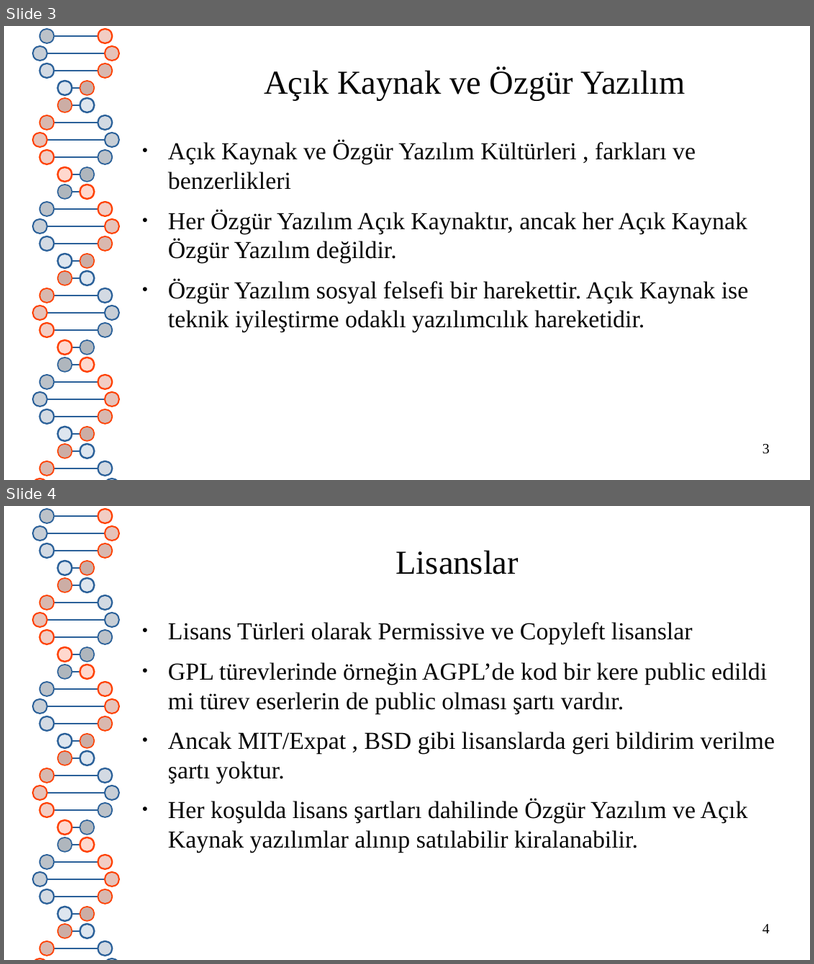
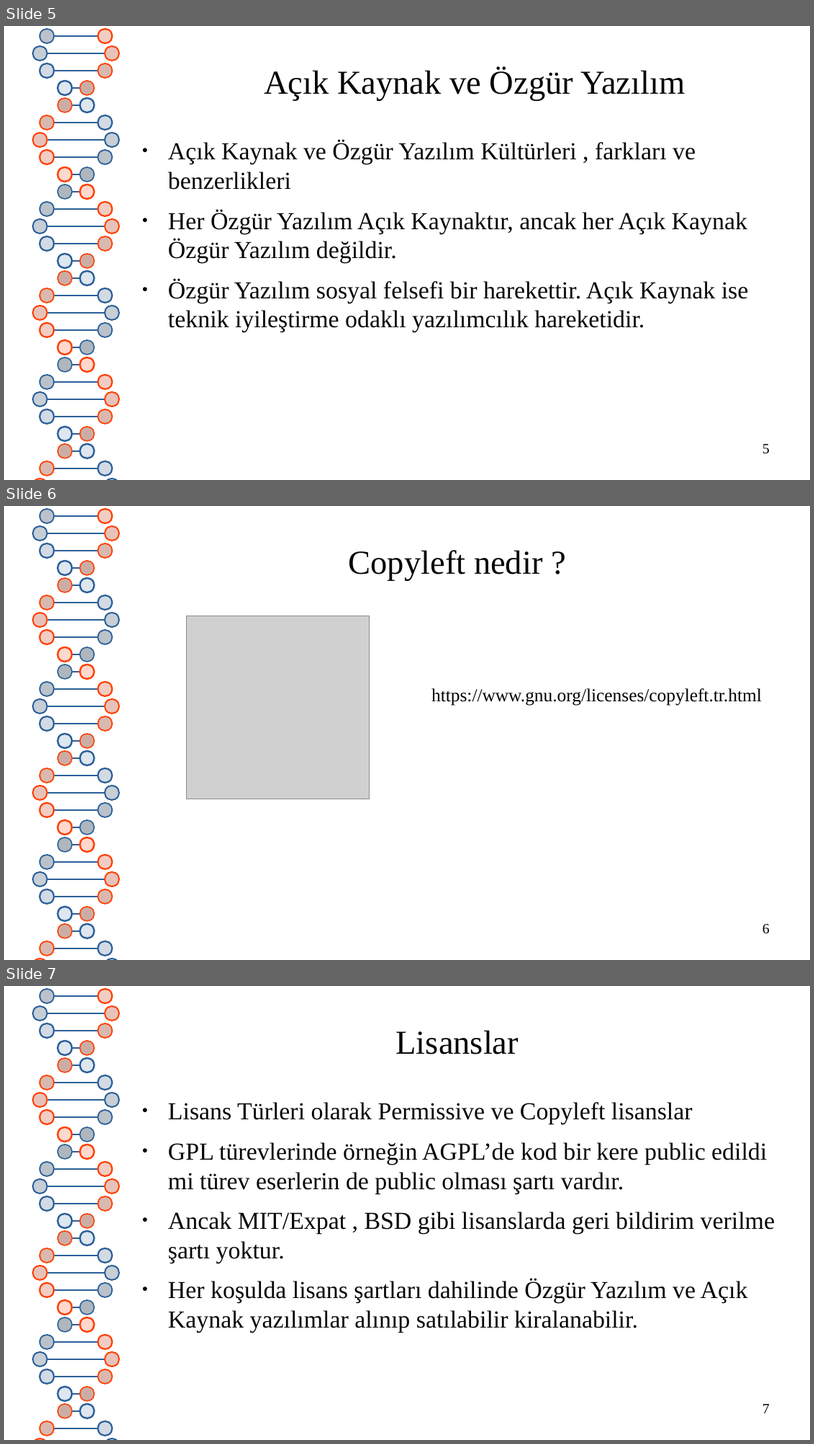
Before and after one commit to hwpplayer1/hacker-how-to, a slide deck: presentations/git_GitHub.odp. Shown one above the other, each under a label of ours: slides 3 and 4 before the commit, slides 5, 6 and 7 after it. The pictures are 814x964 and 814x1444 pixels, drawn with LibreOffice and Linux fonts; fonts in the diff are those of the drawing; grey boxes stand for pictures. Boxes give left, top, right and bottom in pixels: in the first picture for what was removed or moved away, otherwise in the second. Text is boxed around its words. In the diff, an @@ line names an element or a change of style, - is before the commit and + after.

```diff
--- a/presentations/git_GitHub.odp
+++ b/presentations/git_GitHub.odp
@@ slide 6 added at box(4, 506, 810, 960), background #FFFFFF; not listed: 80 template elements that a slide beside it also shows @@
@@ title added at box(349, 550, 543, 581), 33 pt, text #050505 @@
+Copyleft nedir ?
@@ picture added at box(187, 615, 370, 799) @@
@@ text added at box(432, 688, 762, 705), 18 pt, text #000000 @@
+https://www.gnu.org/licenses/copyleft.tr.html
@@ page number added at box(763, 924, 770, 934), 14 pt, text #000000 @@
+6
@@ what was slide 3 is now slide 5 @@
@@ page number at box(763, 444, 770, 454): text changed @@
-3
+5
@@ what was slide 4 is now slide 7 @@
@@ page number at box(763, 1404, 770, 1413): text changed @@
-4
+7
```
Also in this commit, not shown: 1 slide changed, 2 other slides added, 5 other files.
